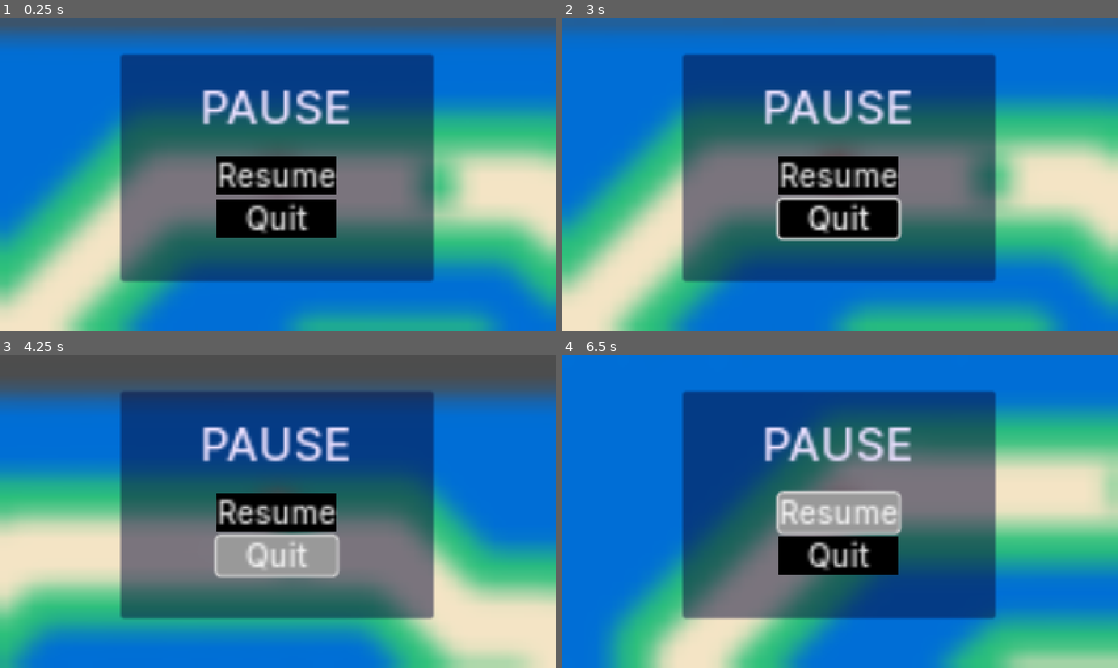
Above: before the commit, frames 1-4 (two rows, left to right).
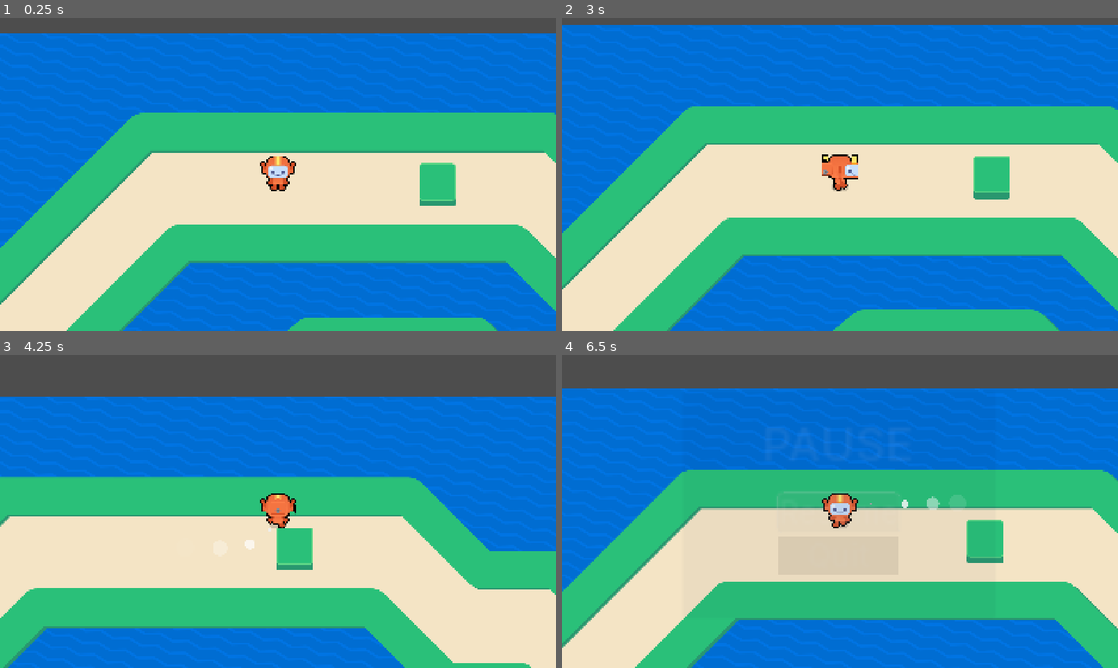
Above: after the commit, the same moments.

Repository: asdJT/M9-Top-Down-Movement
Game: Godot game, scene res://lessons/game.tscn
Same seed, same stepped clock (60 frames per second), same inputs: the game is played once before the commit and once after it.
Inputs (mouse positions are in pixels of both pictures, inside the frame that each line leads up to):
- Up to frame 1 (0.25 s): no input
- Up to frame 2 (3 s): click (840, 177) at 0.5 s, where only the run before the commit has a clickable "Resume"; tap Enter at 1.25 s; move the mouse to (962, 158) at 1.27 s; hold Right (move_right) 1.28-2.03 s; tap Z at 1.35, 2.1, 2.85 s; click (962, 158) at 1.42 s; tap Space at 1.52, 2.27 s; move the mouse to (728, 190) at 2.02 s; hold Down (move_down) 2.03-2.78 s; move the mouse to (895, 105) at 2.77 s; hold Right (move_right) from 2.78 s (still down)
- Up to frame 3 (4.25 s): move the mouse to (250, 574) at 3.52 s; release Right (move_right) at 3.53 s; hold Up (move_up) from 3.53 s (still down); tap Z at 3.6 s; click (250, 574) at 3.67 s
- Up to frame 4 (6.5 s): move the mouse to (1006, 558) at 4.27 s; release Up (move_up) at 4.28 s; hold Left (move_left) 4.28-5.78 s; tap Z at 4.35, 5.1, 5.85 s; tap Escape (ui_cancel) at 4.9 s; move the mouse to (673, 464) at 5.02 s; move the mouse to (867, 511) at 5.77 s; hold Down (move_down) from 5.78 s (still down); click (867, 511) at 5.92 s

The runs differ from the first frame. In frame 1, 65% of the frame differs, in the area x 0-100%, y 0-100%; in frame 2, 62%; in frame 3, 59%; in frame 4, 83%.

Commit message:
Completed L11

Diff:
--- a/M09.top_down_movement_workbook/lessons/game.tscn
+++ b/M09.top_down_movement_workbook/lessons/game.tscn
@@ -57,3 +57,4 @@
 metadata/_custom_type_script = "uid://3qgnfjj0cbyc"
 
 [node name="PauseScreen" parent="CanvasLayer" instance=ExtResource("9_tpjcj")]
+process_mode = 3
--- a/M09.top_down_movement_workbook/lessons/pause_screen.gd
+++ b/M09.top_down_movement_workbook/lessons/pause_screen.gd
@@ -3,7 +3,10 @@
 
 @onready var _blur_color_rect: ColorRect = %BlurColorRect
 @onready var _ui_panel_container: PanelContainer = %UIPanelContainer
+@onready var _resume_button: Button = %ResumeButton
+@onready var _quit_button: Button = %QuitButton
 
+@export_range(0.1, 10.0, 0.01, "or_greater") var animation_duration := 2.3
 @export_range(0, 1.0) var menu_opened_amount := 0.0:
 	set = set_menu_opened_amount
 
@@ -17,4 +20,38 @@
 	_blur_color_rect.material.set_shader_parameter("blur_amount", lerp(0.0, 1.5, amount))
 	_blur_color_rect.material.set_shader_parameter("saturation", lerp(1.0, 0.3, amount))
 	_blur_color_rect.material.set_shader_parameter("tint_strength", lerp(0.0, 0.2, amount))
-	_blur_color_rect.modulate.a = amount
+	_ui_panel_container.modulate.a = amount
+	if not Engine.is_editor_hint():
+		get_tree().paused = amount > 0.3
+
+var _is_currently_opening := false
+var _tween: Tween
+
+func toggle() -> void:
+	_is_currently_opening = not _is_currently_opening
+
+	var duration := animation_duration
+
+	if _tween != null:
+		if not _is_currently_opening:
+			duration = _tween.get_total_elapsed_time()
+		_tween.kill()
+
+	_tween = create_tween()
+	_tween.set_ease(Tween.EASE_OUT)
+	_tween.set_trans(Tween.TRANS_QUART)
+
+	var target_amount := 1.0 if _is_currently_opening else 0.0
+	_tween.tween_property(self, "menu_opened_amount", target_amount, duration)
+
+func _ready() -> void:
+	if Engine.is_editor_hint():
+		return
+
+	menu_opened_amount = 0.0
+	_resume_button.pressed.connect(toggle)
+	_quit_button.pressed.connect(get_tree().quit)
+
+func _input(event: InputEvent) -> void:
+	if event.is_action_pressed("ui_cancel"):
+		toggle()
--- a/M09.top_down_movement_workbook/lessons/pause_screen.tscn
+++ b/M09.top_down_movement_workbook/lessons/pause_screen.tscn
@@ -6,12 +6,13 @@
 
 [sub_resource type="ShaderMaterial" id="ShaderMaterial_tpjcj"]
 shader = ExtResource("2_vtnhc")
-shader_parameter/blur_amount = 3.090000146775
+shader_parameter/blur_amount = 0.0
 shader_parameter/tint = Color(0, 0, 0, 1)
 shader_parameter/tint_amount = 0.0
 shader_parameter/saturation = 1.0
 
 [node name="PauseScreen" type="Control"]
+visible = false
 layout_mode = 3
 anchors_preset = 15
 anchor_right = 1.0
@@ -28,6 +29,7 @@
 
 [node name="BlurColorRect" type="ColorRect" parent="."]
 unique_name_in_owner = true
+modulate = Color(1, 1, 1, 0)
 material = SubResource("ShaderMaterial_tpjcj")
 layout_mode = 1
 anchors_preset = 15
@@ -72,9 +74,11 @@
 layout_mode = 2
 
 [node name="ResumeButton" type="Button" parent="UIPanelContainer/VBoxContainer/CenterContainer/VBoxContainer"]
+unique_name_in_owner = true
 layout_mode = 2
 text = "Resume"
 
 [node name="QuitButton" type="Button" parent="UIPanelContainer/VBoxContainer/CenterContainer/VBoxContainer"]
+unique_name_in_owner = true
 layout_mode = 2
 text = "Quit"
